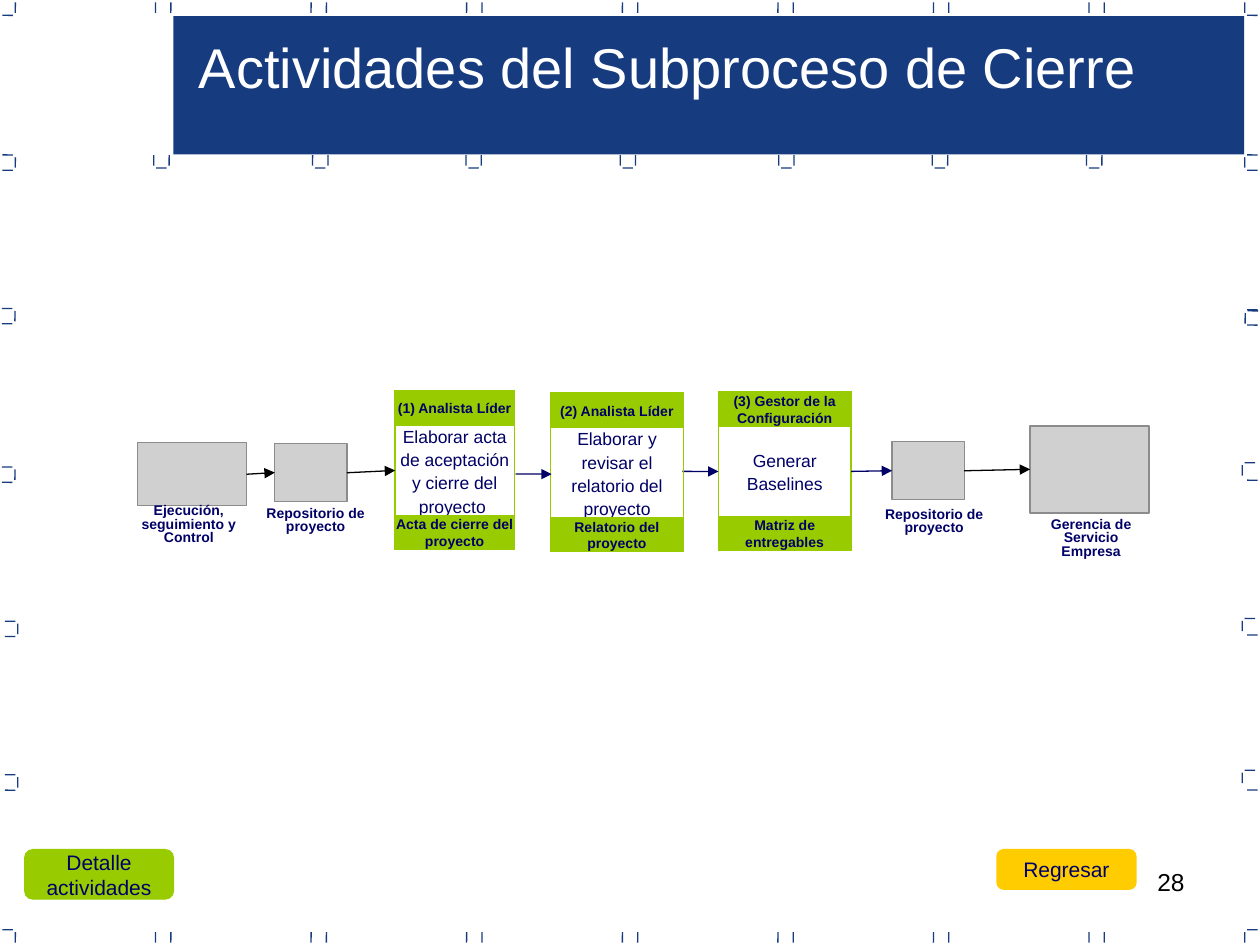
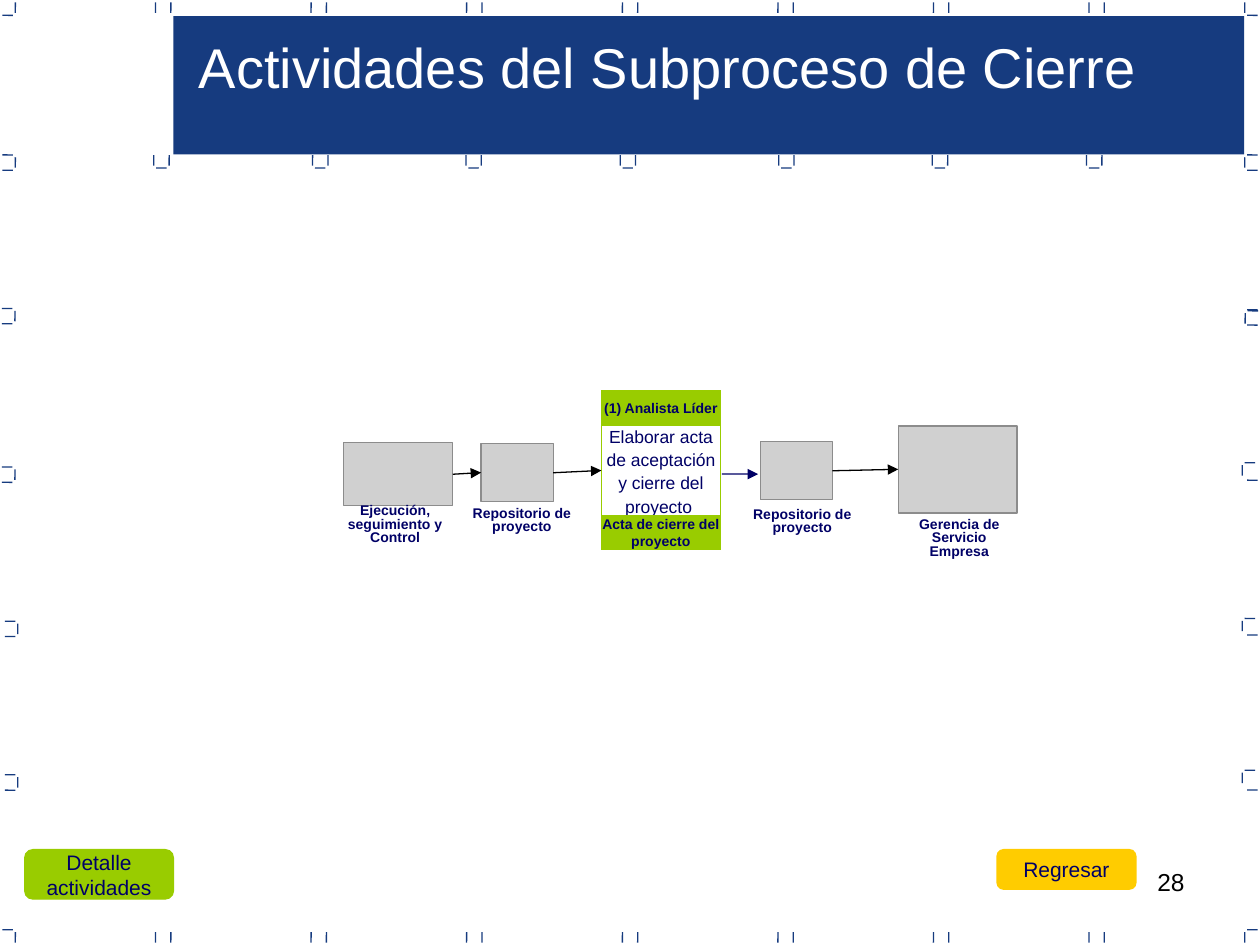
Before and after one commit to joansafr/Dev90PlusPlus, a slide deck: slide 28 of Area PP_PMC/7.0.1.23 Proceso de gestion de proyectos.ppt. Drawn at 1260x945 pixels with LibreOffice and Linux fonts; fonts in the diff are those of the drawing; grey boxes stand for pictures. Boxes give left, top, right and bottom in pixels: in the first picture for what was removed or moved away, otherwise in the second. Text is boxed around its words. In the diff, an @@ line names an element or a change of style, - is before the commit and + after.

Commit message:
Area PP_PMC
Se actualizo la ppt de proceso de gestion y se indico los puntos a
completar/mejorar del Plan de Proyecto (Titulo de color rojo).

```diff
--- a/Area PP_PMC/7.0.1.23 Proceso de gestion de proyectos.ppt
+++ b/Area PP_PMC/7.0.1.23 Proceso de gestion de proyectos.ppt
@@ rectangle removed at [551, 393, 683, 428] @@
-(2) Analista Líder
@@ rectangle removed at [718, 392, 850, 427] @@
-(3) Gestor de la Configuración
@@ picture: place and size @@
-picture at [275, 444, 346, 501]
+picture at [344, 442, 454, 505]
@@ picture: place and size @@
-picture at [137, 442, 247, 505]
+picture at [481, 444, 553, 501]
@@ rectangle removed at [551, 427, 683, 518] @@
-Elaborar y revisar el relatorio del proyecto
@@ rectangle removed at [718, 426, 850, 517] @@
-Generar Baselines
@@ picture: place and size @@
-picture at [1031, 426, 1149, 513]
+picture at [760, 442, 832, 500]
@@ picture: place and size @@
-picture at [892, 442, 964, 500]
+picture at [898, 426, 1017, 513]
@@ arrow removed from (247, 474) to (275, 472) @@
@@ arrow moved from (346, 472) - (396, 470) to (452, 474) - (481, 472) @@
@@ arrow moved from (515, 474) - (552, 474) to (553, 472) - (601, 470) @@
@@ arrow (553, 472) - (601, 470): stroke #000066 0.74 pt to #000000 0.74 pt @@
@@ arrow moved from (682, 471) - (718, 471) to (722, 474) - (759, 474) @@
@@ 2 texts, 1 arrow: place and size @@
-2 texts, 1 arrow at [885, 469, 1131, 559]
+2 texts, 1 arrow at [753, 469, 999, 559]
@@ arrow removed from (850, 471) to (892, 471) @@
@@ 3 rectangles, 2 texts: place and size @@
-3 rectangles, 2 texts at [142, 391, 515, 549]
+3 rectangles, 2 texts at [348, 391, 721, 549]
@@ rectangle removed at [551, 518, 683, 552] @@
-Relatorio del proyecto
@@ rectangle removed at [718, 517, 850, 551] @@
-Matriz de entregables
```
Also in this commit, not shown: 19 other slides changed, 1 other file.
